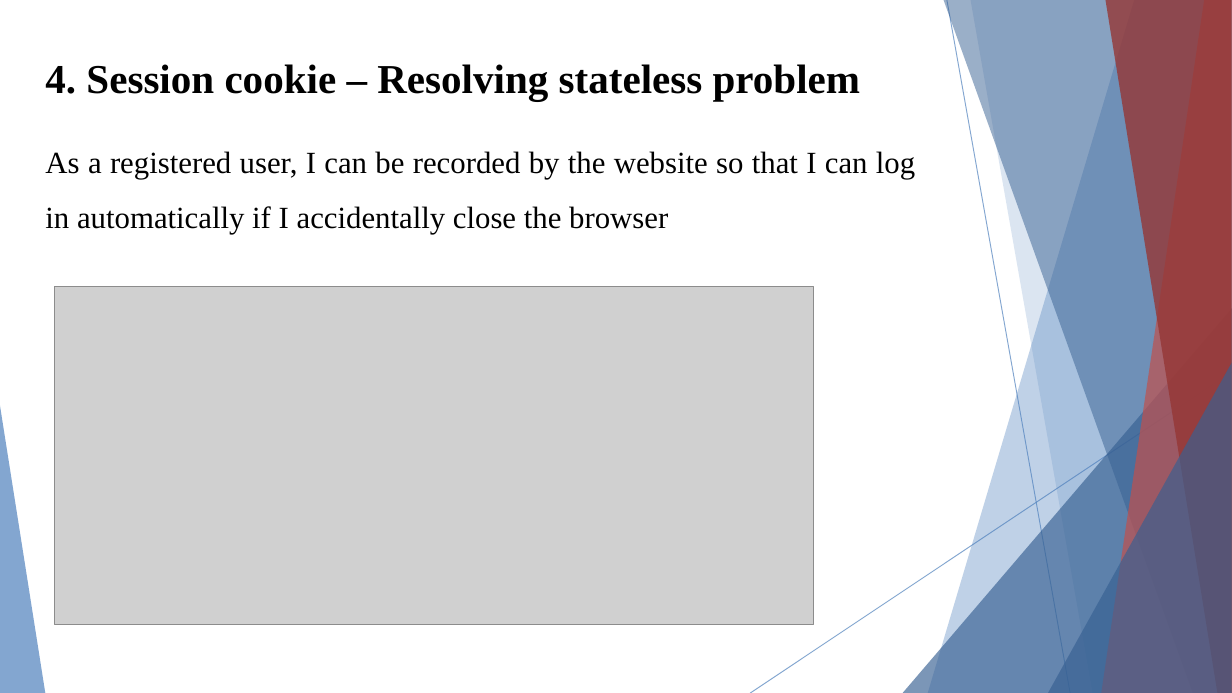
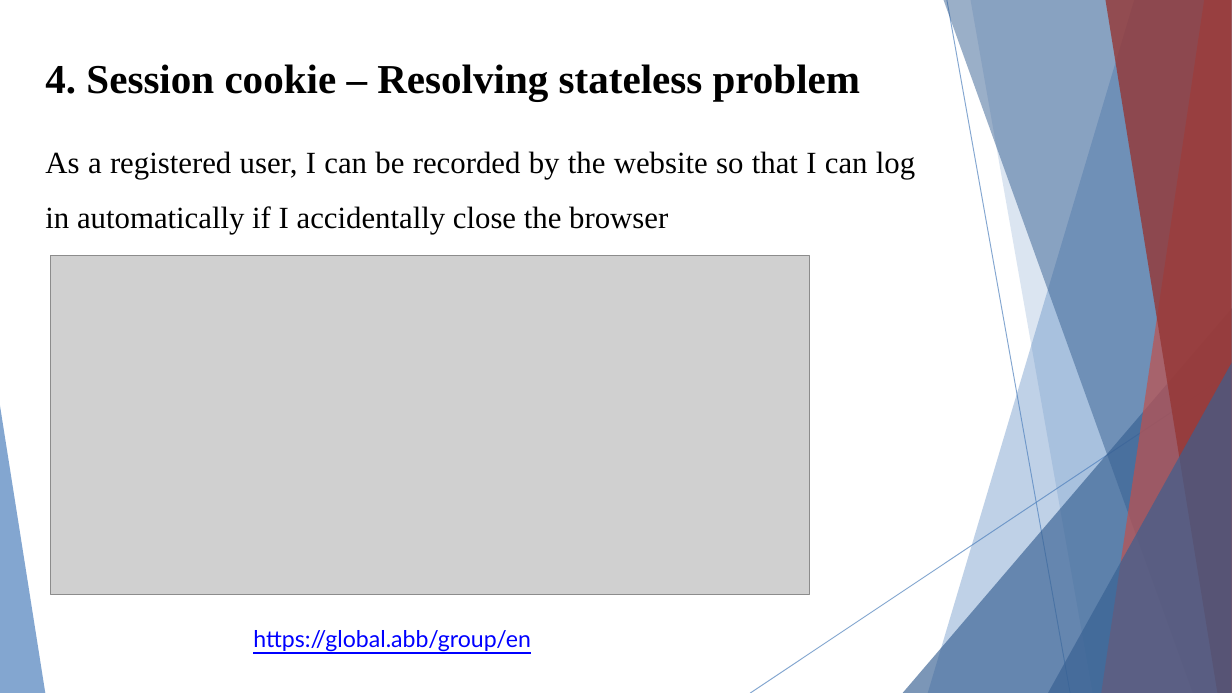
Before and after one commit to NatsumeRyuhane/CS252-GroupProj, a slide deck: slide 12 of documentation/sprint2/progress _report_pre2.pptx. Drawn at 1232x693 pixels with LibreOffice and Linux fonts; fonts in the diff are those of the drawing; grey boxes stand for pictures. Boxes give left, top, right and bottom in pixels: in the first picture for what was removed or moved away, otherwise in the second. Text is boxed around its words. In the diff, an @@ line names an element or a change of style, - is before the commit and + after.

Commit message:
[docs] update ppt of sprint 2

```diff
--- a/documentation/sprint2/progress _report_pre2.pptx
+++ b/documentation/sprint2/progress _report_pre2.pptx
@@ picture: place and size @@
-picture at box(55, 287, 813, 625)
+picture at box(51, 256, 810, 594)
@@ text added at box(253, 630, 530, 652), 18 pt, text #0000FF, underline @@
+https://global.abb/group/en
```
